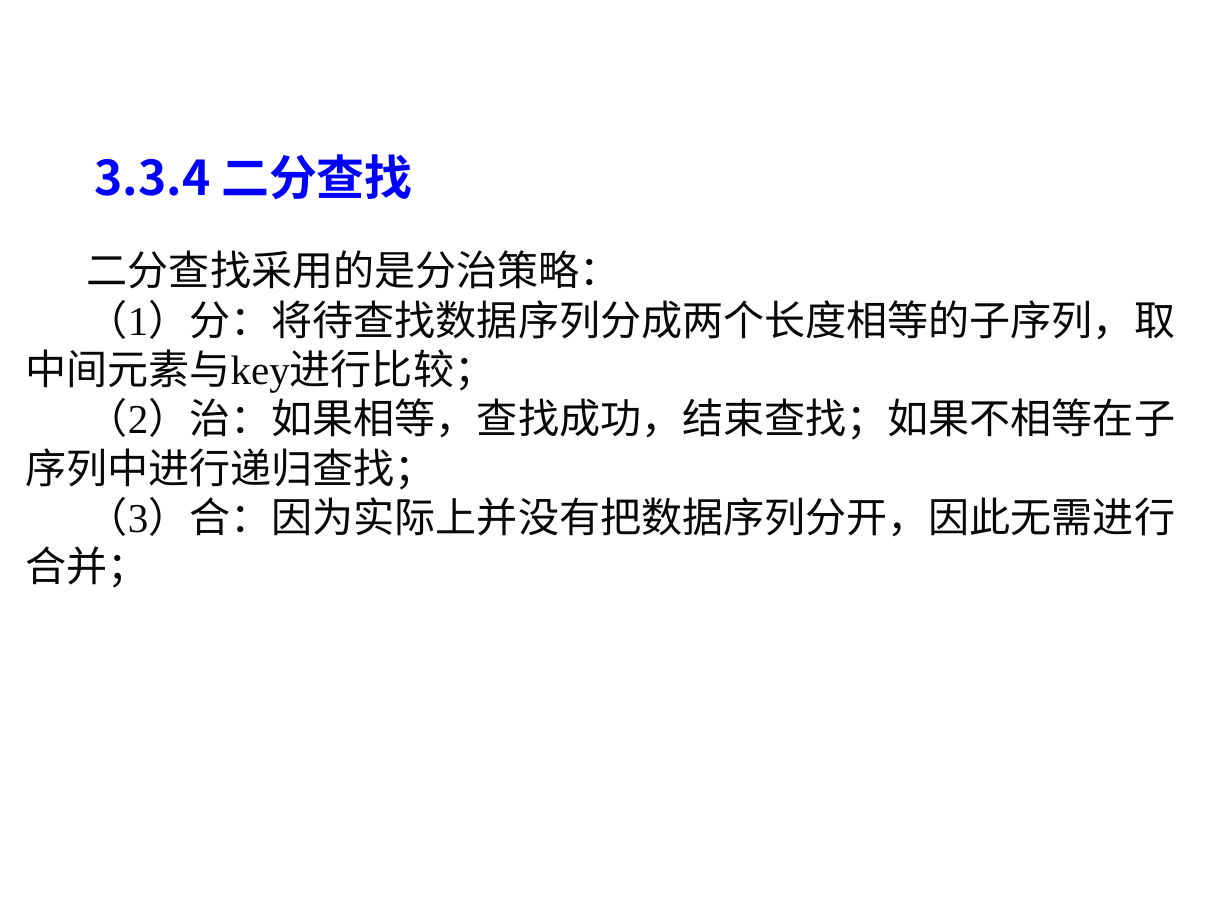
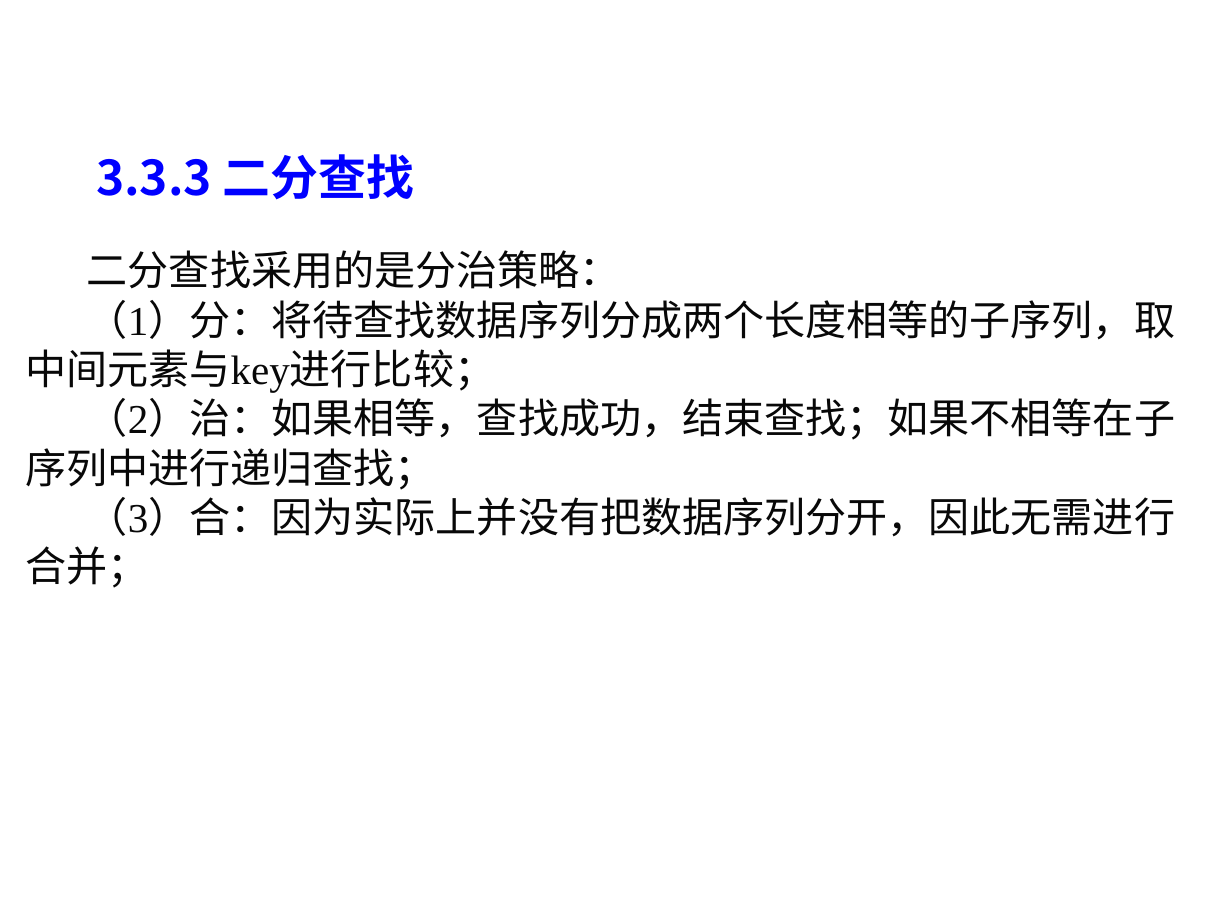
Before and after one commit to liutongling/DP, a slide deck: slide 61 of file/第3章 分治法计.pptx (slide 55 before the commit). Drawn at 1232x924 pixels with LibreOffice and Linux fonts; fonts in the diff are those of the drawing; background and template pictures are left out. Boxes give left, top, right and bottom in pixels: in the first picture for what was removed or moved away, otherwise in the second. Text is boxed around its words. In the diff, an @@ line names an element or a change of style, - is before the commit and + after.

```diff
--- a/file/第3章 分治法计.pptx
+++ b/file/第3章 分治法计.pptx
@@ text at bbox=[96, 154, 414, 200]: text changed @@
-3.3.4 二分查找
+3.3.3 二分查找
```
Also in this commit, not shown: 1 other slide changed, 6 slides added.
